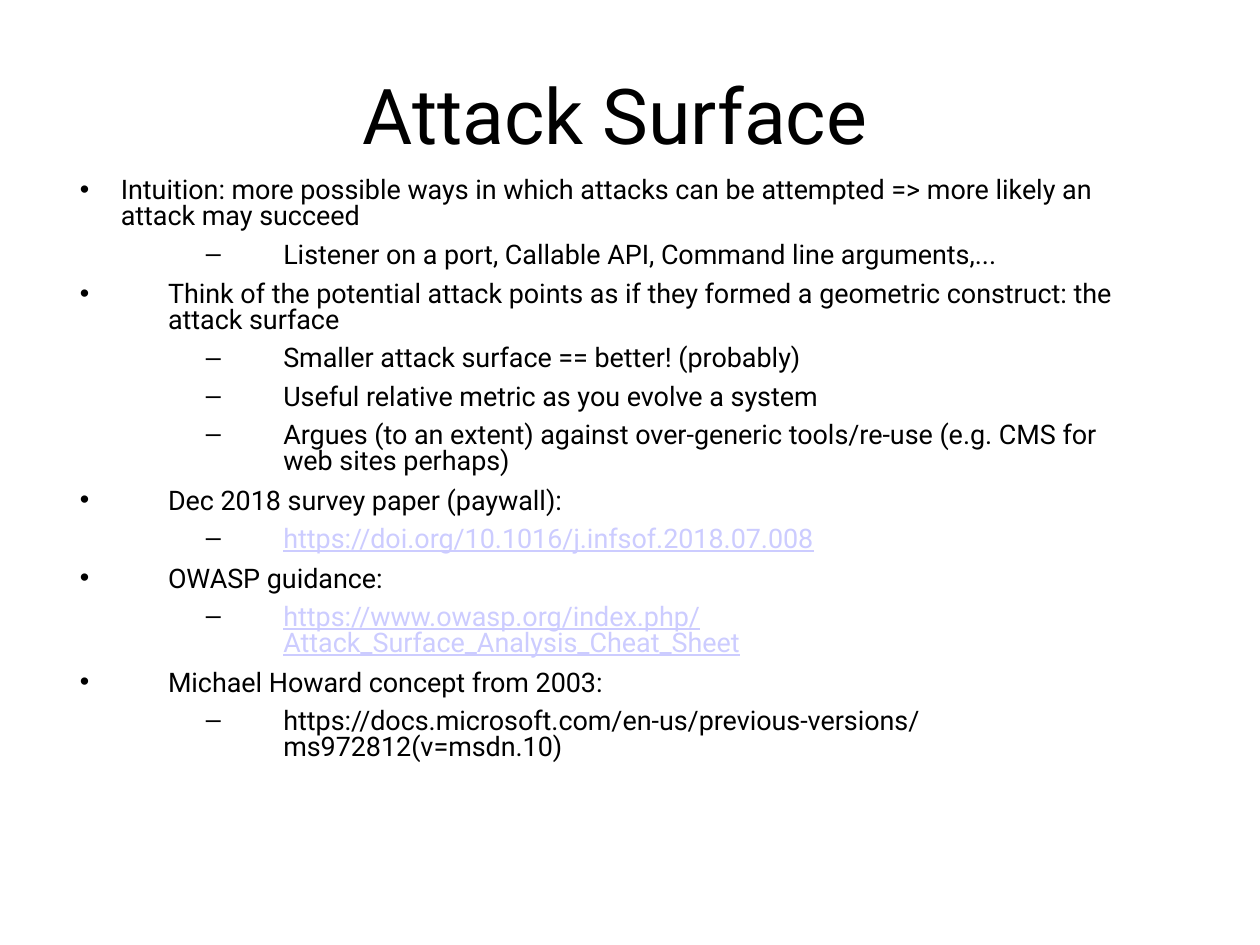
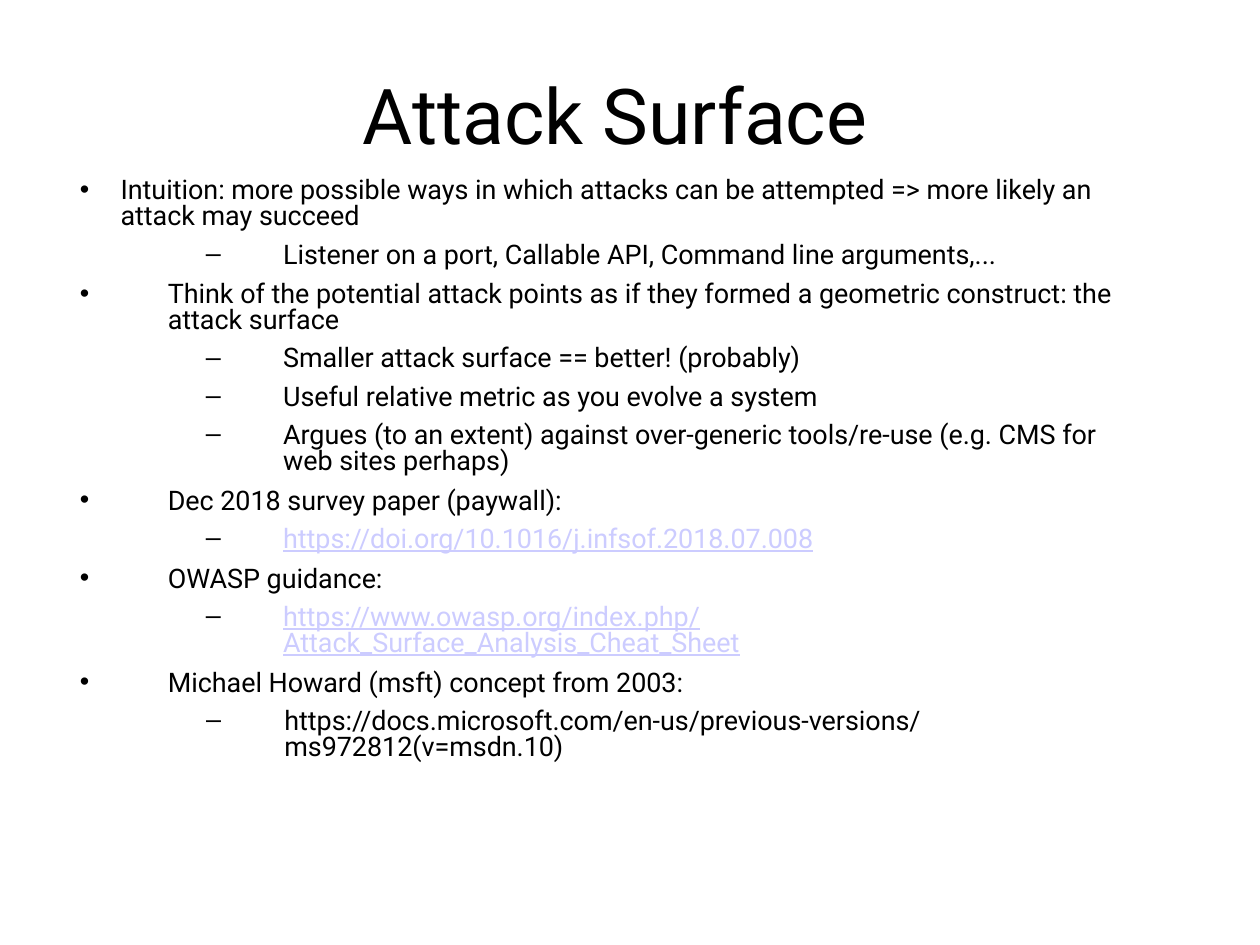
Before and after one commit to sftcd/cs7053, a slide deck: slide 15 of 2021lectures/02-concepts.ppt. Drawn at 1260x945 pixels with LibreOffice and Linux fonts; fonts in the diff are those of the drawing. Boxes give left, top, right and bottom in pixels: in the first picture for what was removed or moved away, otherwise in the second. Text is boxed around its words. In the diff, an @@ line names an element or a change of style, - is before the commit and + after.

```diff
--- a/2021lectures/02-concepts.ppt
+++ b/2021lectures/02-concepts.ppt
@@ text at bbox=[121, 178, 1111, 762]: indent changed @@
@@ text at bbox=[168, 670, 683, 698]: text changed @@
-• Michael Howard concept from 2003:
+• Michael Howard (msft) concept from 2003:
```
Also in this commit, not shown: 22 other slides changed, 1 slide added, 3 other files.
